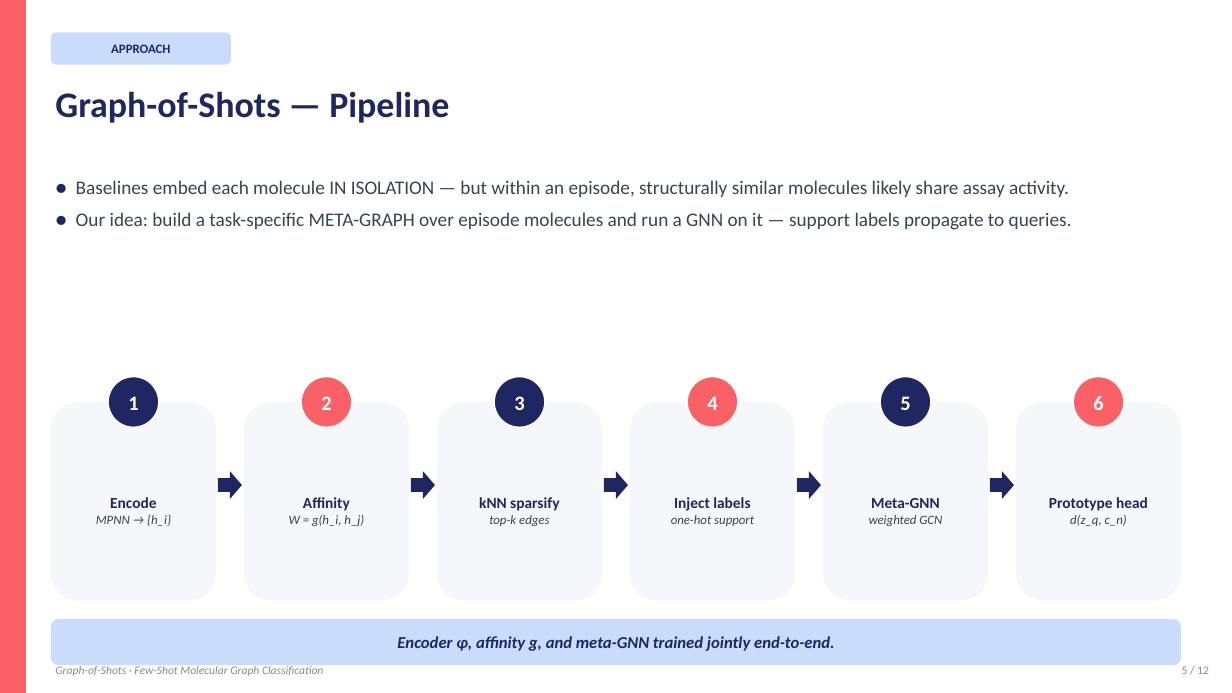
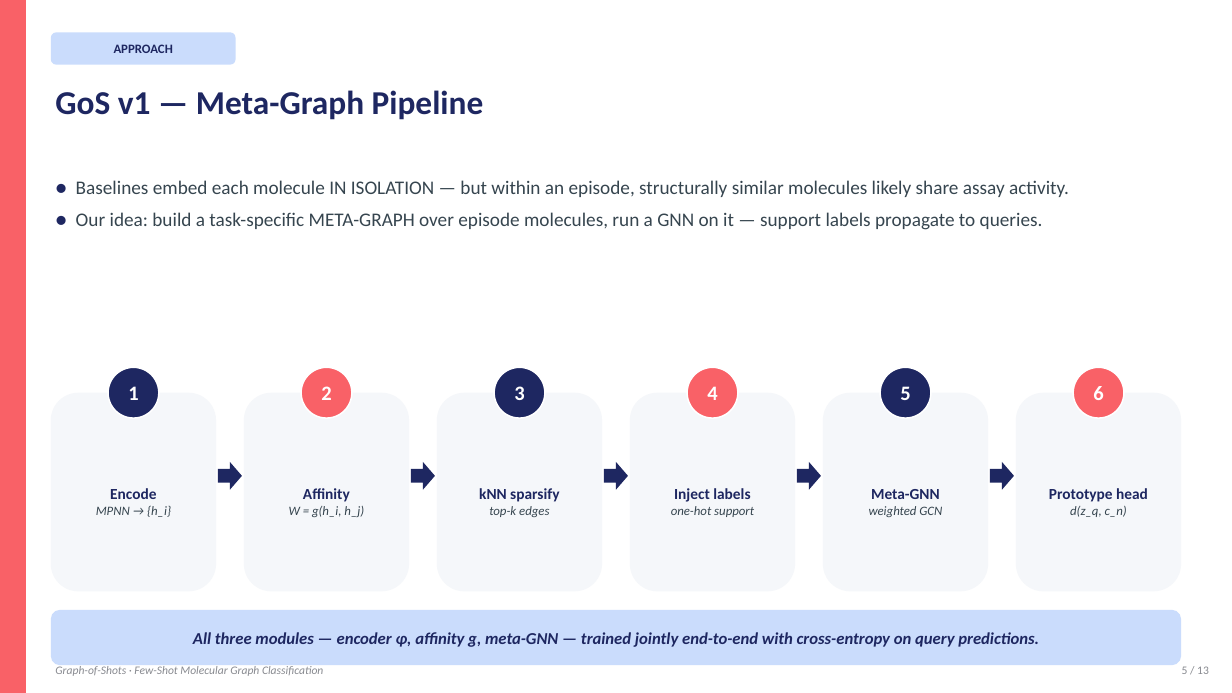
Before and after one commit to BDeMo/proj-mol, a slide deck: slide 5 of presentation/Graph-of-Shots.pptx. Drawn at 1232x693 pixels with LibreOffice and Linux fonts; fonts in the diff are those of the drawing. Boxes give left, top, right and bottom in pixels: in the first picture for what was removed or moved away, otherwise in the second. Text is boxed around its words. In the diff, an @@ line names an element or a change of style, - is before the commit and + after.

```diff
--- a/presentation/Graph-of-Shots.pptx
+++ b/presentation/Graph-of-Shots.pptx
@@ rounded rectangle "APPROACH": place and size @@
-rounded rectangle "APPROACH" at [51, 32, 231, 65]
+rounded rectangle "APPROACH" at [51, 32, 236, 65]
@@ text at [55, 90, 484, 120]: text changed; size 28 to 26 pt @@
-Graph-of-Shots — Pipeline
+GoS v1 — Meta-Graph Pipeline
@@ text at [76, 212, 1043, 230]: text changed @@
-● Our idea: build a task-specific META-GRAPH over episode molecules and run a GNN on it — support labels propagate to queries.
+● Our idea: build a task-specific META-GRAPH over episode molecules, run a GNN on it — support labels propagate to queries.
@@ 6 rounded rectangles, 6 ellipses, 5 right arrows: place and size @@
-6 rounded rectangles, 6 ellipses, 5 right arrows at [51, 377, 1181, 601]
+6 rounded rectangles, 6 ellipses, 5 right arrows at [51, 368, 1181, 592]
@@ rounded rectangle "All three modules — encoder ...": place and size @@
-rounded rectangle "All three modules — encoder ..." at [51, 619, 1181, 665]
+rounded rectangle "All three modules — encoder ..." at [51, 610, 1181, 665]
@@ text in rounded rectangle at [193, 632, 1039, 647]: text changed @@
-Encoder φ, affinity g, and meta-GNN trained jointly end-to-end.
+All three modules — encoder φ, affinity g, meta-GNN — trained jointly end-to-end with cross-entropy on query predictions.
```
Also in this commit, not shown: 6 other slides changed, 5 slides added, 4 slides removed, 5 other files.
